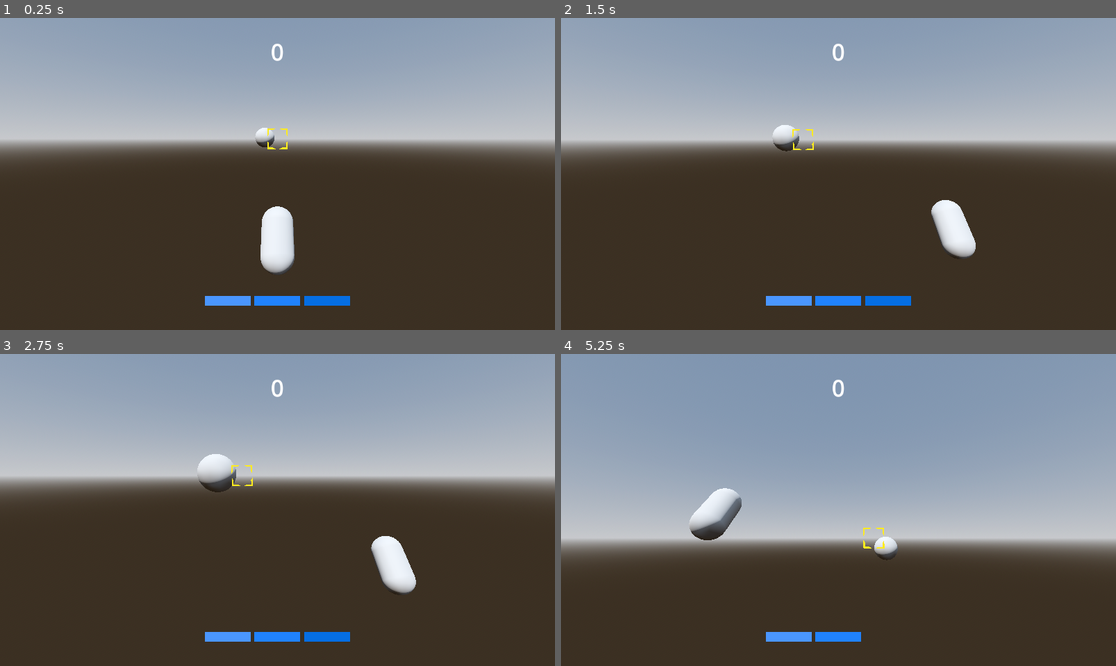
Above: before the commit, frames 1-4 (two rows, left to right).
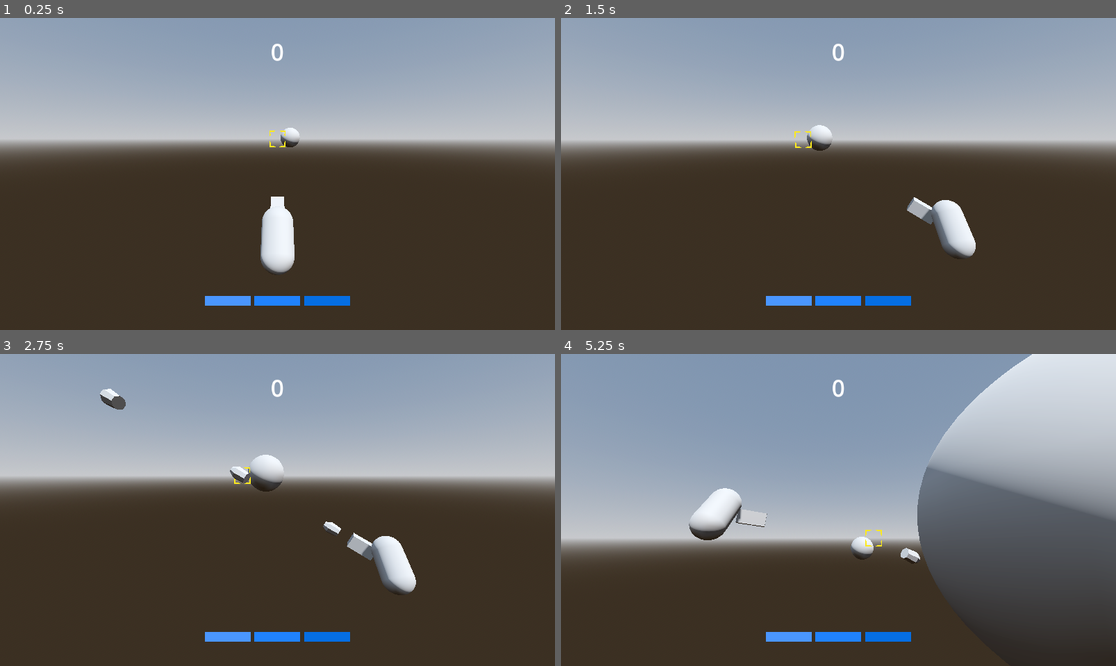
Above: after the commit, the same moments.

Repository: zhifez/alone-in-space
Game: Godot game, scene res://scenes/game.tscn
Two runs of this game, one before a commit and one after it. Both use one fixed random seed, a clock stepped at 60 frames per second and the inputs below. The project has no main scene, so this scene is started directly.
Inputs:
- Up to frame 1 (0.25 s): no input
- Up to frame 2 (1.5 s): tap Enter (ui_accept) at 0.5, 1.35 s; hold Right (ui_right) 0.53-1.28 s; hold Enter (ui_accept) 0.53-1.28 s; hold Down (ui_down) from 1.28 s (still down)
- Up to frame 3 (2.75 s): tap Enter (ui_accept) at 1.52, 1.82 s; release Down (ui_down) at 2.03 s; hold Right (ui_right) from 2.03 s (still down); hold Enter (ui_accept) from 2.03 s (still down)
- Up to frame 4 (5.25 s): release Right (ui_right) at 2.78 s; release Enter (ui_accept) at 2.78 s; hold Up (ui_up) 2.78-3.53 s; tap Enter (ui_accept) at 2.85, 3.02, 3.32, 4.35, 4.52, 4.82 s; hold Enter (ui_accept) 3.53-4.28 s; hold Left (ui_left) 3.53-5.03 s; hold Down (ui_down) from 5.03 s (still down); hold Enter (ui_accept) from 5.03 s (still down)

The runs differ from the first frame. In frame 1, 0.7% of the frame differs, in the area x 45-54%, y 35-82%; in frame 2, 1.2%; in frame 3, 2.0%; in frame 4, 23%, in the area x 23-100%, y 0-93%.

Commit message:
Reversed all Z axis movement and positioning as Godot's forward work differently

Diff:
--- a/prefabs/bullets/bullet.tscn
+++ b/prefabs/bullets/bullet.tscn
@@ -18,13 +18,14 @@
 size = Vector3(0.5, 0.5, 0.7)
 
 [node name="bullet" type="StaticBody3D"]
-transform = Transform3D(1, 0, 0, 0, 1, 0, 0, 0, 1, 2.08165e-12, 2.08165e-12, 2)
 script = ExtResource("1_nap7y")
 
 [node name="MeshInstance3D" type="MeshInstance3D" parent="."]
-transform = Transform3D(0.3, 0, 0, 0, 0.3, 0, 0, 0, 0.3, 0, 0, 0)
+transform = Transform3D(-0.3, 1.04636e-16, -2.62268e-08, 1.04636e-16, 0.3, -1.04636e-16, 2.62268e-08, -1.04636e-16, -0.3, 0, 0, 0)
 cast_shadow = 0
 mesh = SubResource("ArrayMesh_husql")
 
 [node name="CollisionShape3D" type="CollisionShape3D" parent="."]
 shape = SubResource("BoxShape3D_1ay75")
+
+[connection signal="visibility_changed" from="." to="." method="_on_visibility_changed"]
--- a/scenes/game.tscn
+++ b/scenes/game.tscn
@@ -46,8 +46,11 @@
 
 [sub_resource type="CapsuleMesh" id="CapsuleMesh_wpn2t"]
 
-[sub_resource type="ConvexPolygonShape3D" id="ConvexPolygonShape3D_t7xbk"]
+[sub_resource type="ConvexPolygonShape3D" id="ConvexPolygonShape3D_3g8rk"]
 points = PackedVector3Array(-0.125207, -0.532801, -0.480507, 0.0227831, 0.47607, 0.498884, 0.169713, 0.559144, 0.464172 …(924 unchanged characters)…
+
+[sub_resource type="BoxMesh" id="BoxMesh_cawmt"]
+size = Vector3(0.5, 0.5, 1)
 
 [sub_resource type="LabelSettings" id="LabelSettings_bkdv3"]
 font_size = 48
@@ -65,11 +68,11 @@
 environment = SubResource("Environment_r87bh")
 
 [node name="DirectionalLight3D" type="DirectionalLight3D" parent="."]
-transform = Transform3D(-0.866025, -0.433013, 0.25, 0, 0.5, 0.866025, -0.5, 0.75, -0.433013, 0, 0, 0)
+transform = Transform3D(0.766044, -0.55667, 0.321394, 1.74393e-16, 0.5, 0.866025, -0.642788, -0.663414, 0.383022, 0, 0, 0)
 shadow_enabled = true
 
 [node name="destination" type="StaticBody3D" parent="."]
-transform = Transform3D(1, 0, 0, 0, 1, 0, 0, 0, 1, 2.08165e-12, 2.08165e-12, 10)
+transform = Transform3D(1, 0, 0, 0, 1, 0, 0, 0, 1, 2.08165e-12, 2.08165e-12, -10)
 collision_layer = 8
 script = ExtResource("2_tre3b")
 
@@ -82,10 +85,10 @@
 shape = SubResource("SphereShape3D_3jyfa")
 
 [node name="cursor" type="Node3D" parent="."]
-transform = Transform3D(1, 0, 0, 0, 1, 0, 0, 0, 1, 2.08165e-12, 2.08165e-12, 5)
+transform = Transform3D(1, 0, 0, 0, 1, 0, 0, 0, 1, 2.08165e-12, 2.08165e-12, -5)
 
 [node name="MeshInstance3D" type="MeshInstance3D" parent="cursor"]
-transform = Transform3D(-0.2, 6.97574e-17, -1.74846e-08, 6.97574e-17, 0.2, -6.97574e-17, 1.74846e-08, -6.97574e-17, -0.2, 0, 0, 0)
+transform = Transform3D(0.2, -6.97574e-17, 6.97574e-17, 6.97574e-17, 0.2, -6.97574e-17, -6.97574e-17, 6.97574e-17, 0.2, 0, 0, 0)
 cast_shadow = 0
 mesh = SubResource("ArrayMesh_387wj")
 
@@ -94,22 +97,29 @@
 script = ExtResource("1_1o1je")
 
 [node name="MeshInstance3D" type="MeshInstance3D" parent="player"]
-transform = Transform3D(1, -1.24591e-16, 2.67186e-16, 2.67186e-16, 0.766044, -0.642788, -1.24591e-16, 0.642788, 0.766044, 0, 0, 0)
+transform = Transform3D(1, -5.72983e-16, 2.67186e-16, 2.67186e-16, 0.766044, 0.642788, -5.72983e-16, -0.642788, 0.766044, 0, 0, 0)
 mesh = SubResource("CapsuleMesh_wpn2t")
 
 [node name="CollisionShape3D" type="CollisionShape3D" parent="player"]
-transform = Transform3D(1, -1.24591e-16, 2.67186e-16, 2.67186e-16, 0.766044, -0.642788, -1.24591e-16, 0.642788, 0.766044, 0, 0, 0)
-shape = SubResource("ConvexPolygonShape3D_t7xbk")
+transform = Transform3D(1, -5.72983e-16, 2.67186e-16, 2.67186e-16, 0.766044, 0.642788, -5.72983e-16, -0.642788, 0.766044, 0, 0, 0)
+shape = SubResource("ConvexPolygonShape3D_3g8rk")
 
 [node name="Area3D" type="Area3D" parent="player"]
 collision_mask = 14
 
 [node name="CollisionShape3D" type="CollisionShape3D" parent="player/Area3D"]
-transform = Transform3D(1, -1.24591e-16, 2.67186e-16, 2.67186e-16, 0.766044, -0.642788, -1.24591e-16, 0.642788, 0.766044, 0, 0, 0)
-shape = SubResource("ConvexPolygonShape3D_t7xbk")
+transform = Transform3D(1, -5.72983e-16, 2.67186e-16, 2.67186e-16, 0.766044, 0.642788, -5.72983e-16, -0.642788, 0.766044, 0, 0, 0)
+shape = SubResource("ConvexPolygonShape3D_3g8rk")
+
+[node name="shoot_pos" type="Node3D" parent="player"]
+transform = Transform3D(1, 0, 0, 0, 1, 0, 0, 0, 1, 2.08165e-12, 2.08165e-12, -1)
+
+[node name="MeshInstance3D" type="MeshInstance3D" parent="player/shoot_pos"]
+transform = Transform3D(1, 0, 0, 0, 1, 0, 0, 0, 1, 2.08165e-12, 2.08165e-12, -0.5)
+mesh = SubResource("BoxMesh_cawmt")
 
 [node name="camera_follow" type="Node3D" parent="."]
-transform = Transform3D(-1, 3.48787e-16, -8.74228e-08, 3.48787e-16, 1, -3.48787e-16, 8.74228e-08, -3.48787e-16, -1, 2.08165e-12, 2.08165e-12, -5)
+transform = Transform3D(1, -3.48787e-16, 3.48787e-16, 3.48787e-16, 1, -3.48787e-16, -3.48787e-16, 3.48787e-16, 1, 2.08165e-12, 2.08165e-12, 5)
 script = ExtResource("3_yepk1")
 
 [node name="Camera3D" type="Camera3D" parent="camera_follow"]
--- a/scripts/bullet.gd
+++ b/scripts/bullet.gd
@@ -1,15 +1,21 @@
 extends StaticBody3D
 
+class_name Bullet
+
 const SPEED = 20.0
+const ALIVE_DURATION = 2.0
 
+var timer = 0.0
 
-# Called when the node enters the scene tree for the first time.
-func _ready():
-	pass # Replace with function body.
+func _process(delta):
+	timer += delta
+	if timer >= ALIVE_DURATION:
+		visible = false
+		return
 
+	translate(
+		Vector3(0, 0, delta * -SPEED)
+	)
 
-# Called every frame. 'delta' is the elapsed time since the previous frame.
-func _process(delta):
-	translate(
-		transform.basis.z.normalized() * delta * SPEED
-	)
+func _on_visibility_changed():
+	timer = 0.0
--- a/scripts/camera_follow.gd
+++ b/scripts/camera_follow.gd
@@ -15,7 +15,7 @@
 
 # Called every frame. 'delta' is the elapsed time since the previous frame.
 func _process(delta):
-	var move_to_pos = Vector3(0, 0, player.position.z - FOLLOW_OFFSET)
+	var move_to_pos = Vector3(0, 0, player.position.z + FOLLOW_OFFSET)
 	var next_pos = position
 	next_pos = lerp(next_pos, move_to_pos, delta * MOVE_SPEED)
 	position = next_pos
--- a/scripts/game.gd
+++ b/scripts/game.gd
@@ -14,6 +14,7 @@
 @onready var obstacles = {
 	"asteroid": preload("res://prefabs/obstacles/asteroid.tscn"),
 }
+@onready var bullet_prefab = preload("res://prefabs/bullets/bullet.tscn")
 @onready var ui_game_over = $ui_game_over
 @onready var ui_game_end = $ui_game_end
 @onready var ui_overlay = $ui_overlay
@@ -32,6 +33,7 @@
 			)
 			_spawn_obstacle()
 var can_restart = false
+var bullets: Array = []
 
 # State Machine
 enum State {
@@ -98,6 +100,23 @@
 	elif _state == State.over || _state == State.end:
 		_state_over()
 
+# Public
+func spawn_bullet(from: Vector3, to: Vector3):
+	var new_bullet = null
+	for b in bullets:
+		if not b.visible:
+			new_bullet = b
+			break
+
+	if new_bullet == null:
+		new_bullet = bullet_prefab.instantiate()
+		add_child(new_bullet)
+		bullets.append(new_bullet)
+
+	new_bullet.visible = true
+	new_bullet.position = from
+	new_bullet.look_at(to)
+
 # Private
 func _spawn_obstacle():
 	var obstacle: Node3D = obstacles["asteroid"].instantiate()
@@ -110,7 +129,7 @@
 			-EDGE_OFFSET_VER,
 			EDGE_OFFSET_VER
 		),
-		player.position.z + OBSTACLE_SPAWN_DISTANCE
+		player.position.z - OBSTACLE_SPAWN_DISTANCE
 	)
 	obstacle.position = spawn_pos
 	spawn_node.add_child(obstacle)
@@ -124,7 +143,7 @@
 			spawn_node.remove_child(n)
 			n.queue_free()
 
-	destination.position = Vector3(0, 0, DESTINATION_DISTANCE)
+	destination.position = Vector3(0, 0, -DESTINATION_DISTANCE)
 
 	player.move_offset_hor = EDGE_OFFSET_HOR
 	player.move_offset_ver = EDGE_OFFSET_VER
--- a/scripts/player.gd
+++ b/scripts/player.gd
@@ -4,13 +4,14 @@
 const SPEED = 7.0
 const FORWARD_SPEED = 10.0
 const CURSOR_SPEED = 10.0
-const CURSOR_DISTANCE = 2.0
+const CURSOR_DISTANCE = 4.0
 const CURSOR_SCALE_SPEED = 5.0
 const BULLET_SHOOT_INTERVAL = 0.2
 
 @onready var game: Game = get_node("/root/game")
 @onready var camera = get_node("/root/game/camera_follow")
 @onready var cursor = get_node("/root/game/cursor")
+@onready var shoot_pos = $shoot_pos
 
 signal hp_changed(current, max)
 signal player_is_dead()
@@ -36,6 +37,7 @@
 	set(value):
 		cursor_size = clamp(value, 0.8, 1.2)
 		cursor.scale = Vector3.ONE * cursor_size
+var shoot_timer = 0.0
 
 # State Machine
 enum State {
@@ -74,7 +76,7 @@
 
 # Private
 func _move_cursor(delta: float):
-	cursor.position.z = position.z + CURSOR_DISTANCE
+	cursor.position.z = position.z - CURSOR_DISTANCE
 
 	var input_dir_2 = Input.get_vector("ui_left_2", "ui_right_2", "ui_down_2", "ui_up_2")
 	if (!Input.is_action_pressed("ui_left_2")
@@ -101,14 +103,20 @@
 			cursor_size
 		)
 	)
-	cursor.position.x -= input_dir_2.x * delta * CURSOR_SPEED
+	cursor.position.x += input_dir_2.x * delta * CURSOR_SPEED
 	cursor.position.x = clamp(cursor.position.x, -move_offset_hor, move_offset_hor)
 	cursor.position.y += input_dir_2.y * delta * CURSOR_SPEED
 	cursor.position.y = clamp(cursor.position.y, -move_offset_ver, move_offset_ver)
 	return true
 
-func _shoot_bullet():
-	pass
+func _shoot_bullet(delta: float):
+	shoot_timer += delta
+	if shoot_timer >= BULLET_SHOOT_INTERVAL:
+		shoot_timer = 0
+		game.spawn_bullet(
+			shoot_pos.global_position,
+			cursor.global_position
+		)
 
 # Internal
 func _ready():
@@ -130,15 +138,17 @@
 	else:
 		velocity.x = move_toward(velocity.x, 0, SPEED)
 		velocity.y = move_toward(velocity.y, 0, SPEED)
-	velocity.z = FORWARD_SPEED
+	velocity.z = -FORWARD_SPEED
 
 	move_and_slide()
 
 	position.x = clamp(position.x, -move_offset_hor, move_offset_hor)
 	position.y = clamp(position.y, -move_offset_ver, move_offset_ver)
 
-	if _move_cursor(delta):
-		_shoot_bullet()
+	shoot_pos.look_at(cursor.position)
+
+	if _move_cursor(delta) || Input.is_action_pressed("ui_accept"):
+		_shoot_bullet(delta)
 
 func _on_collision_enter(node):
 	if node is Obstacle:
Not shown: 1 places in scenes/game.tscn that only renumber resources
